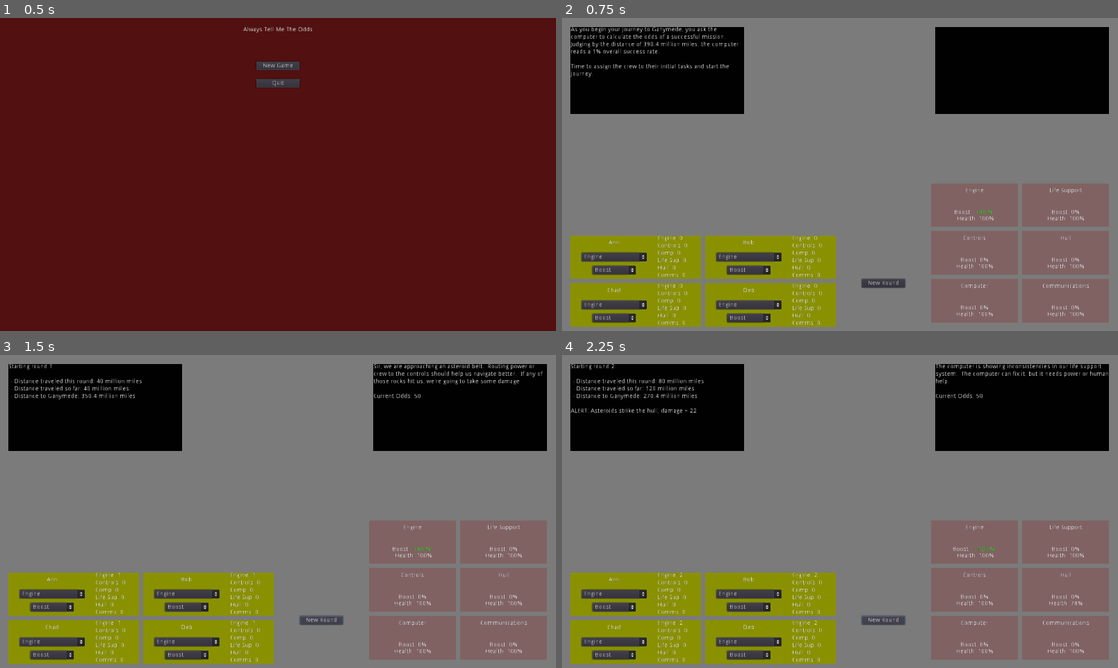
Above: before the commit, frames 1-4 (two rows, left to right).
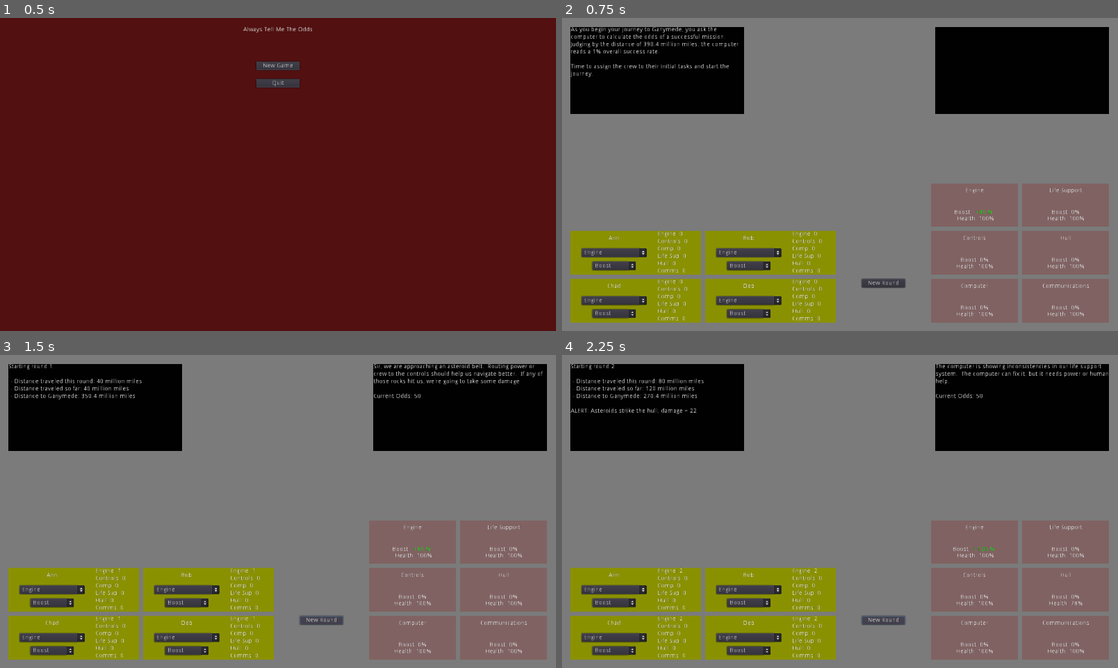
Above: after the commit, the same moments.

Repository: cparlette/alwaystellmetheodds
Game: Godot game, scene res://MainMenu.tscn
The game is run twice, just before and just after one commit, with the same random seed, the same clock (stepped at 60 frames per second) and the same inputs.
Inputs:
- Up to frame 1 (0.5 s): no input
- Up to frame 2 (0.75 s): click "New Game" at 0.5 s
- Up to frame 3 (1.5 s): click "New Round" at 1.25 s
- Up to frame 4 (2.25 s): click "New Round" at 2 s

Frame 1 is identical in both runs. In frame 2, 6.4% of the frame differs, in the area x 1-50%, y 68-99%; in frame 3, 6.3%; in frame 4, 6.4%.

Commit message:
Minor UI positioning

Diff:
--- a/Game.tscn
+++ b/Game.tscn
@@ -57,9 +57,9 @@
 
 [node name="Crew" type="Control" parent="."]
 margin_left = 20.0
-margin_top = 500.0
-margin_right = 430.0
-margin_bottom = 710.0
+margin_top = 490.0
+margin_right = 630.0
+margin_bottom = 700.0
 rect_min_size = Vector2( 410, 210 )
 __meta__ = {
 "_edit_use_anchors_": false
